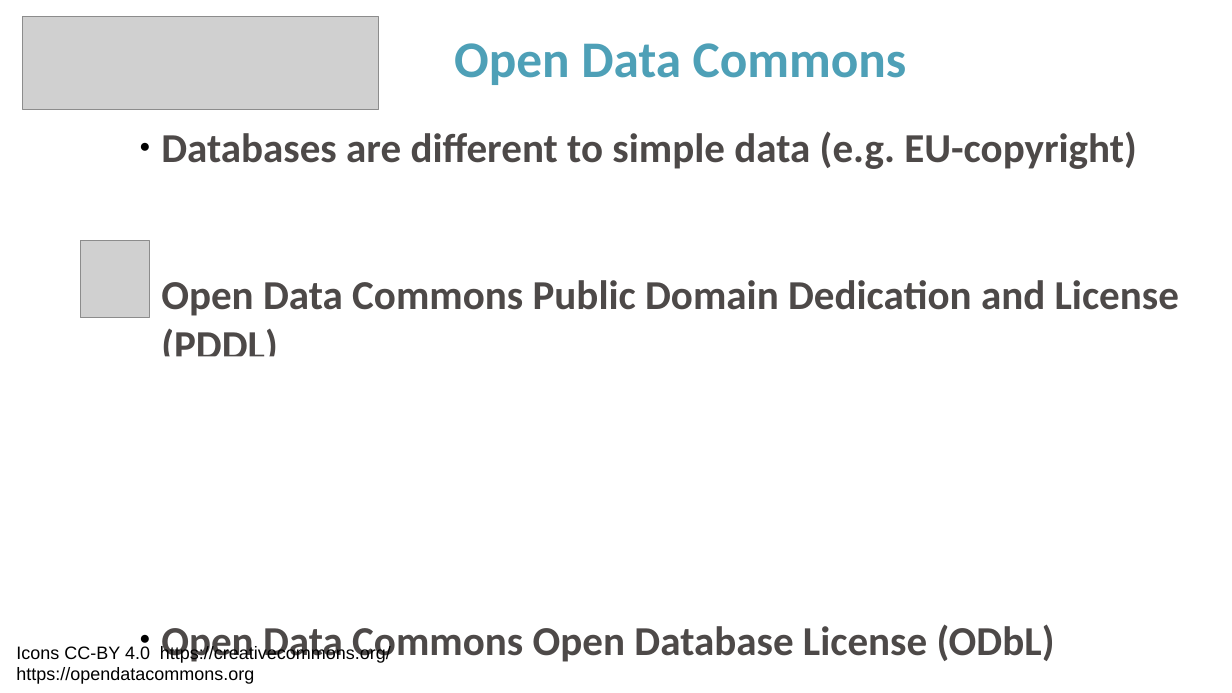
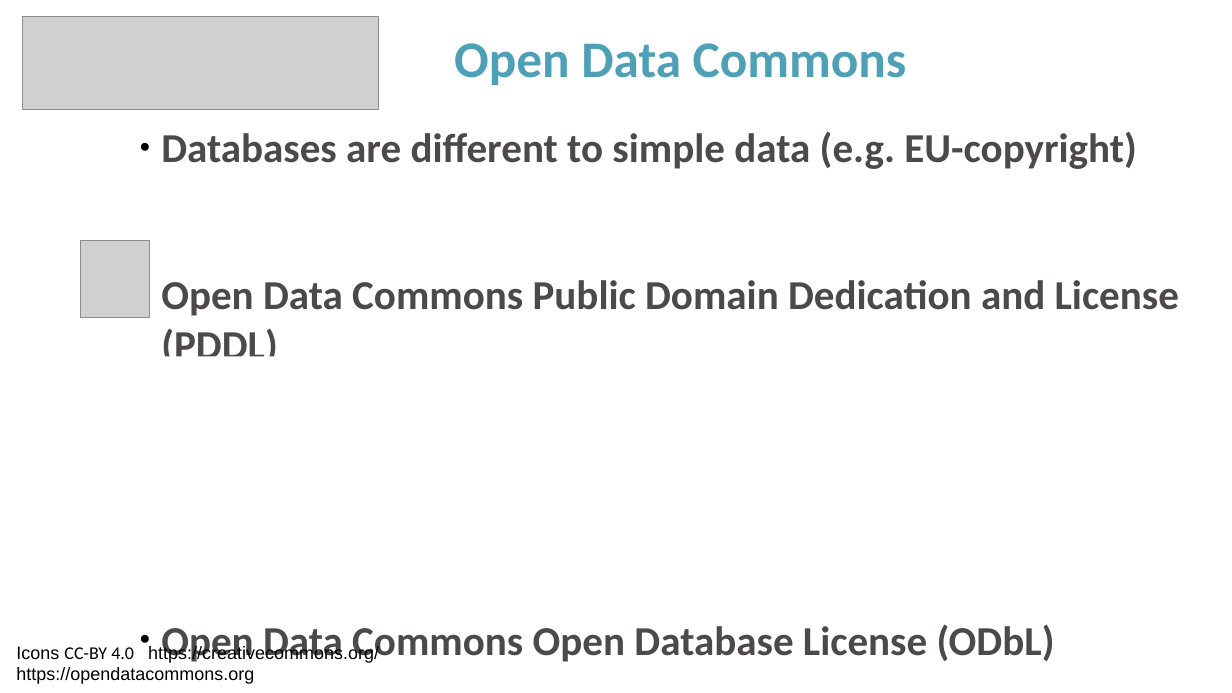
Before and after one commit to ELIXIR-Norway-Training/DMP-writing-workshop, a slide deck: slide 42 of 2021-04-22_UiB_06_Licensing.odp. Drawn at 1232x693 pixels with LibreOffice and Linux fonts; fonts in the diff are those of the drawing; grey boxes stand for pictures. Boxes give left, top, right and bottom in pixels: in the first picture for what was removed or moved away, otherwise in the second. Text is boxed around its words. In the diff, an @@ line names an element or a change of style, - is before the commit and + after.

```diff
--- a/2021-04-22_UiB_06_Licensing.odp
+++ b/2021-04-22_UiB_06_Licensing.odp
@@ text at [16,645,379,663]: font Arial to Calibri in "CC-BY 4.0" @@
```
Also in this commit, not shown: 2 other slides changed, 6 other files.
